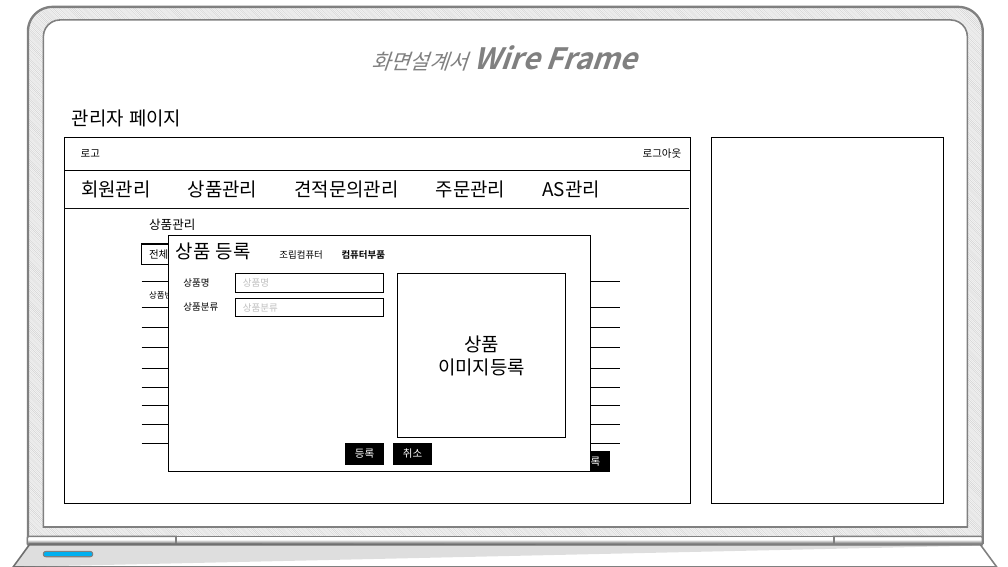
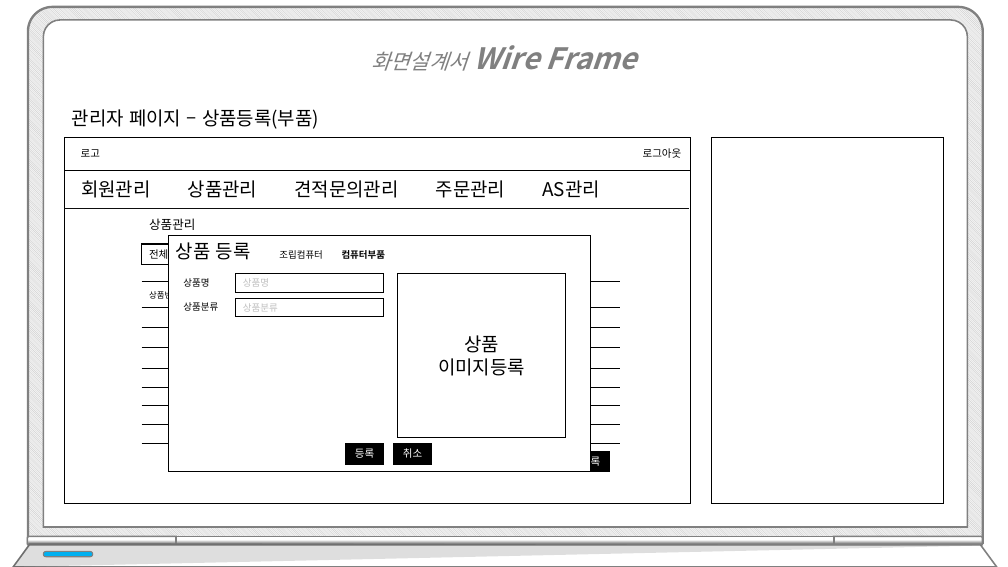
Before and after one commit to hhsw07/ezen-academy-projects, a slide deck: slide 21 of WebContent/jhk/프로젝트5_jhk.pptx. Drawn at 1008x567 pixels with LibreOffice and Linux fonts; fonts in the diff are those of the drawing. Boxes give left, top, right and bottom in pixels: in the first picture for what was removed or moved away, otherwise in the second. Text is boxed around its words. In the diff, an @@ line names an element or a change of style, - is before the commit and + after.

```diff
--- a/WebContent/jhk/프로젝트5_jhk.pptx
+++ b/WebContent/jhk/프로젝트5_jhk.pptx
@@ text at bbox=[72, 109, 319, 129]: text changed @@
-관리자 페이지
+관리자 페이지 – 상품등록(부품)
```
Also in this commit, not shown: 6 other slides changed, 2 slides added, 1 other file.
